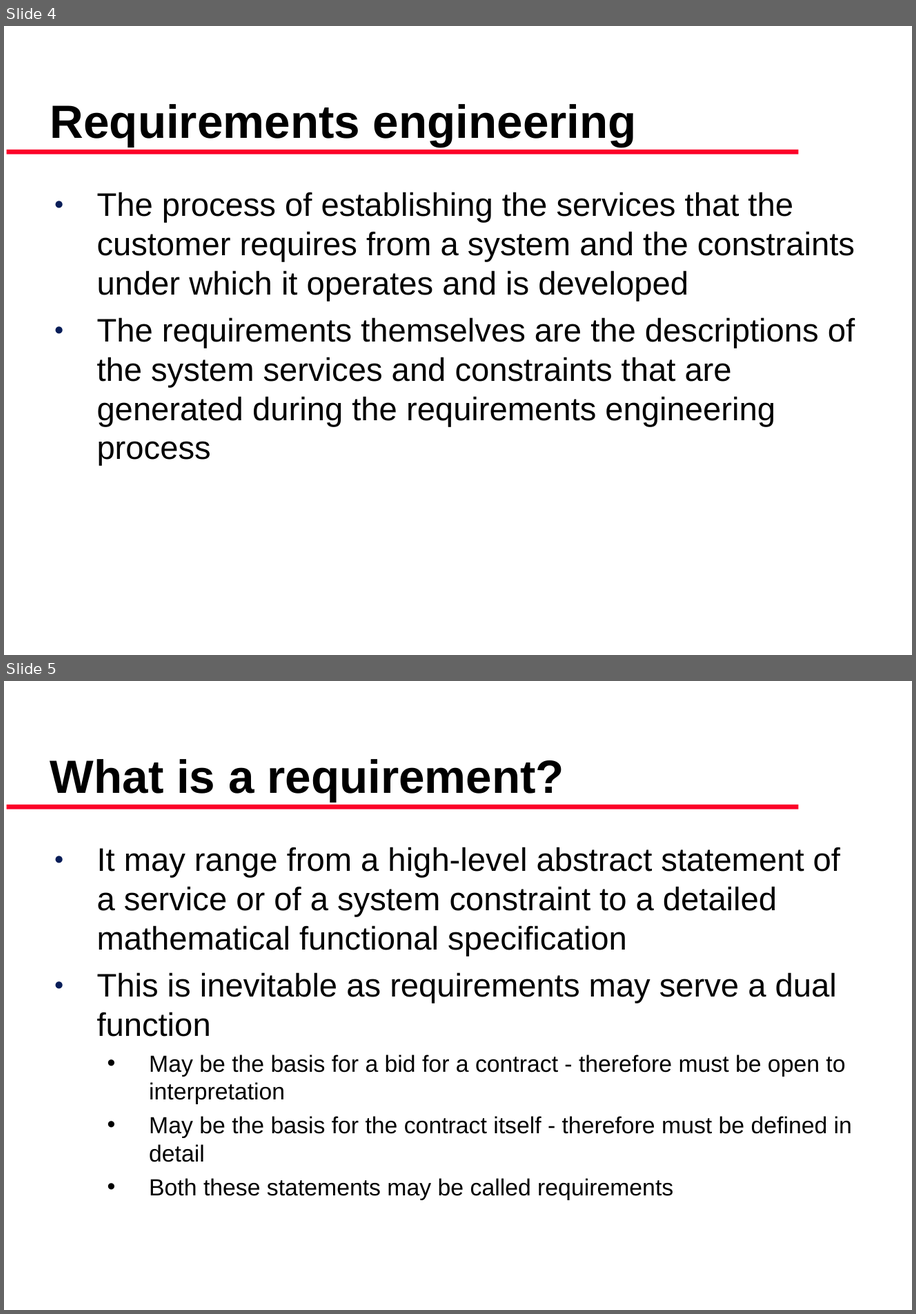
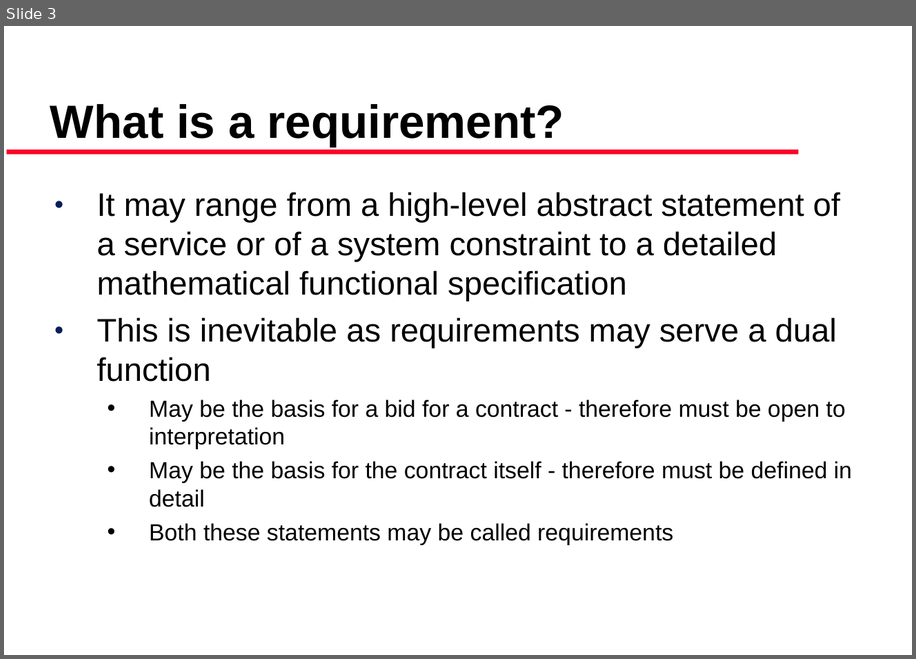
Before and after one commit to robispider/bdgovtest, a slide deck: Presentation/software Requirements.ppt. Shown one above the other, each under a label of ours: slides 4 and 5 before the commit, slide 3 after it. The pictures are 916x1314 and 916x659 pixels, drawn with LibreOffice and Linux fonts; fonts in the diff are those of the drawing. Boxes give left, top, right and bottom in pixels: in the first picture for what was removed or moved away, otherwise in the second. Text is boxed around its words. In the diff, an @@ line names an element or a change of style, - is before the commit and + after.

```diff
--- a/Presentation/software Requirements.ppt
+++ b/Presentation/software Requirements.ppt
@@ slide 4 removed at (4, 26, 912, 655), background #FFFFFF; not listed: 1 template element that a slide beside it also shows @@
@@ title removed at (50, 104, 637, 147) @@
-Requirements engineering
@@ text removed at (97, 192, 855, 466) @@
-● The process of establishing the services that the customer requires from a system and the constraints under which it operates and is developed
-● The requirements themselves are the descriptions of the system services and constraints that are generated during the requirements engineering process
@@ what was slide 5 is now slide 3 @@
```
Also in this commit, not shown: 2 slides changed, 1 slide added, 4 other slides removed, 6 other files.
